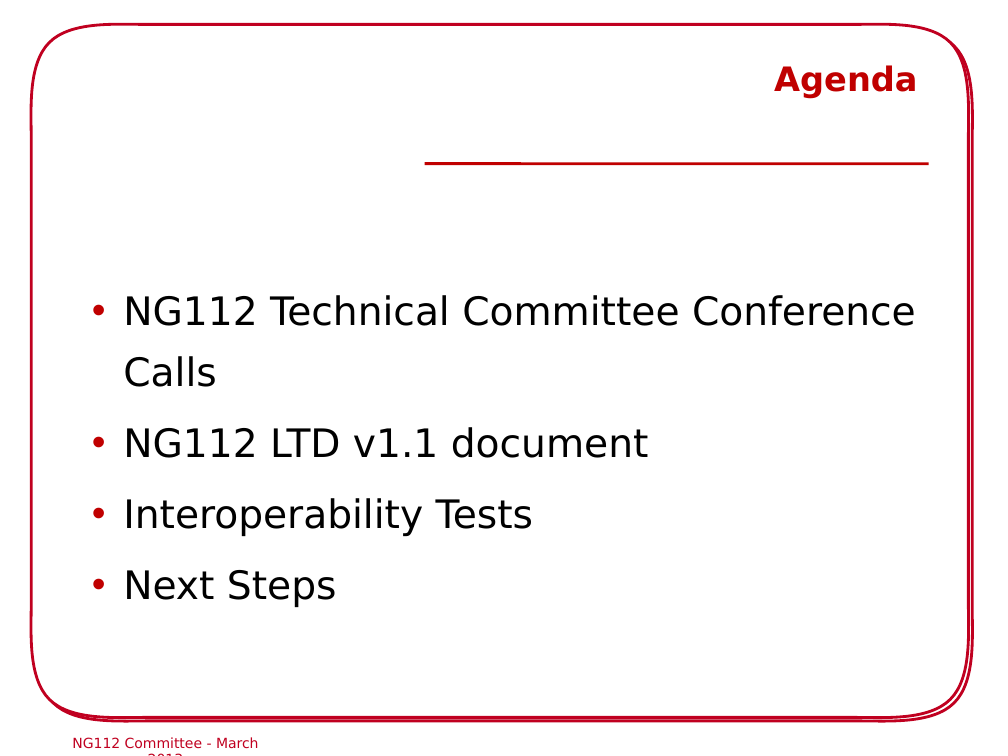
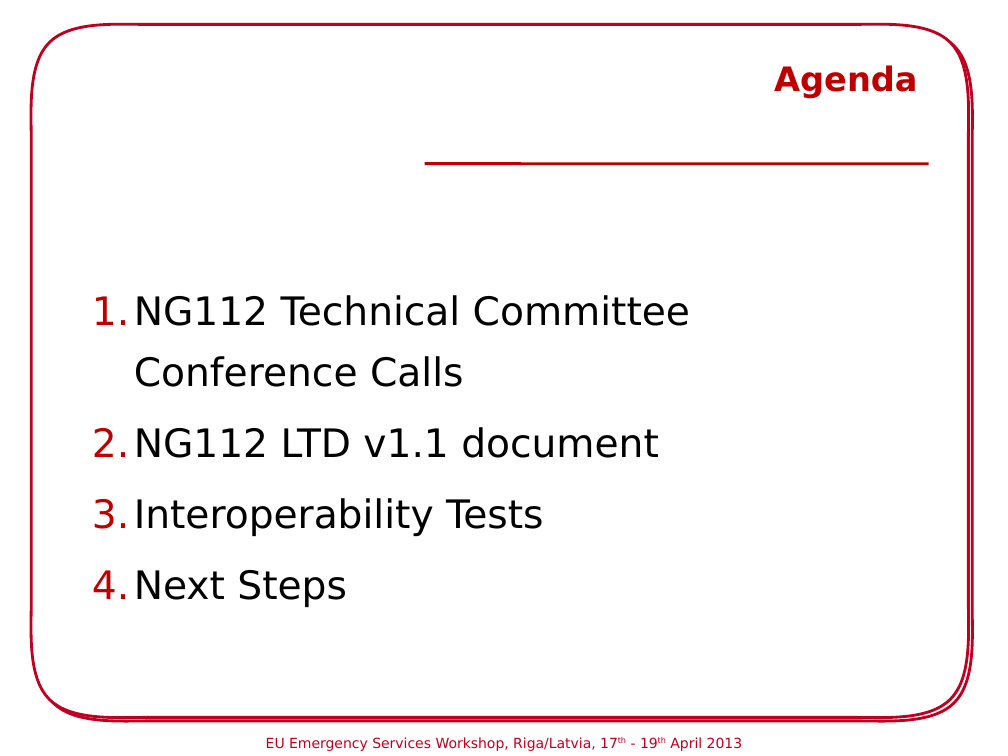
Before and after one commit to hannestschofenig/tschofenig-ids, a slide deck: slide 2 of eena-workshop-riga2013/NG112_Commitee_Riga.ppt. Drawn at 1008x756 pixels with LibreOffice and Linux fonts; fonts in the diff are those of the drawing; background and template pictures are left out. Boxes give left, top, right and bottom in pixels: in the first picture for what was removed or moved away, otherwise in the second. Text is boxed around its words. In the diff, an @@ line names an element or a change of style, - is before the commit and + after.

Commit message:
Updated slides (in particular the next steps).

```diff
--- a/eena-workshop-riga2013/NG112_Commitee_Riga.ppt
+++ b/eena-workshop-riga2013/NG112_Commitee_Riga.ppt
@@ text "NG112 Technical Committee Conference Calls" at (x1=134, y1=295, x2=690, y2=607): bullet • to 1. @@
@@ text removed at (x1=72, y1=737, x2=259, y2=749) @@
-NG112 Committee - March 2013
@@ text added at (x1=266, y1=737, x2=743, y2=751), 10 pt, text #C00020 @@
+EU Emergency Services Workshop, Riga/Latvia, 17th - 19th April 2013
```
Also in this commit, not shown: 16 other slides changed, 1 slide added, 1 slide removed.
